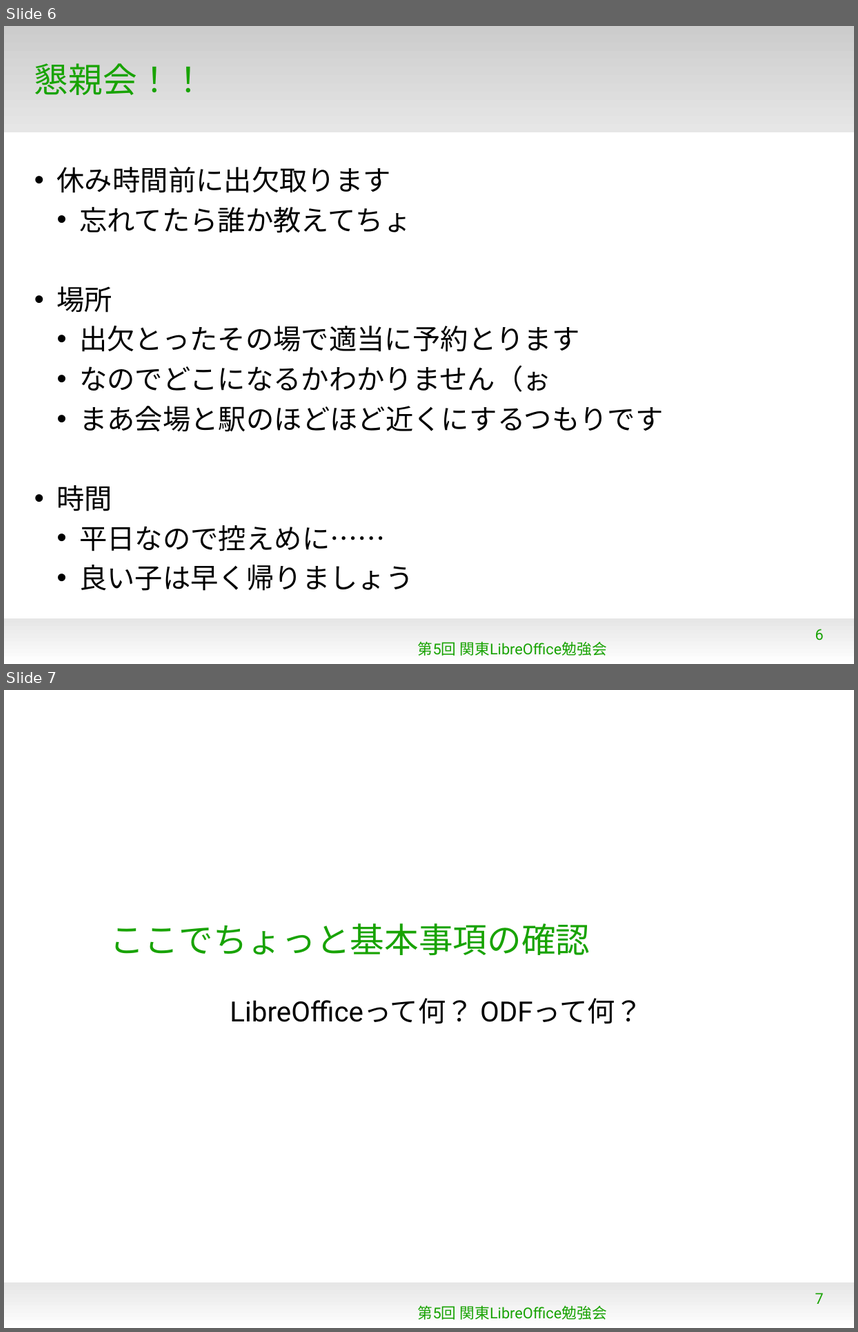
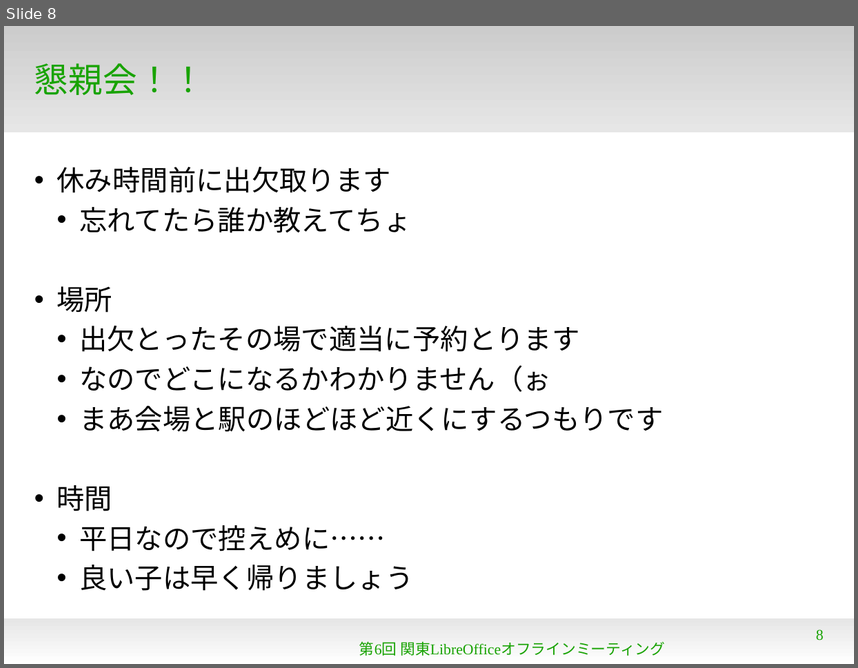
Before and after one commit to naruoga/KantoLibreOffice, a slide deck: Jun2013/OpeningTalk.odp. Shown one above the other, each under a label of ours: slides 6 and 7 before the commit, slide 8 after it. The pictures are 858x1332 and 858x668 pixels, drawn with LibreOffice and Linux fonts; fonts in the diff are those of the drawing; background and template pictures are left out. Boxes give left, top, right and bottom in pixels: in the first picture for what was removed or moved away, otherwise in the second. Text is boxed around its words. In the diff, an @@ line names an element or a change of style, - is before the commit and + after.

```diff
--- a/Jun2013/OpeningTalk.odp
+++ b/Jun2013/OpeningTalk.odp
@@ slide 7 removed at [4,690,854,1328], background #FFFFFF; not listed: 1 template element that a slide beside it also shows @@
@@ title removed at [110,923,590,955] @@
-ここでちょっと基本事項の確認
@@ subtitle removed at [230,998,643,1024] @@
-LibreOfficeって何？ ODFって何？
@@ text removed at [418,1305,606,1319] @@
-第5回 関東LibreOffice勉強会
@@ page number removed at [815,1292,824,1303] @@
-7
@@ what was slide 6 is now slide 8 @@
@@ slide 8 changed as well @@
@@ text at [359,641,665,655]: text changed; font Roboto to Times New Roman @@
-第5回 関東LibreOffice勉強会
+第6回 関東LibreOfficeオフラインミーティング
@@ page number at [816,629,824,640]: text changed; font Roboto to Times New Roman @@
-6
+8
```
Also in this commit, not shown: 9 other slides changed, 4 slides added, 1 other slide removed.
